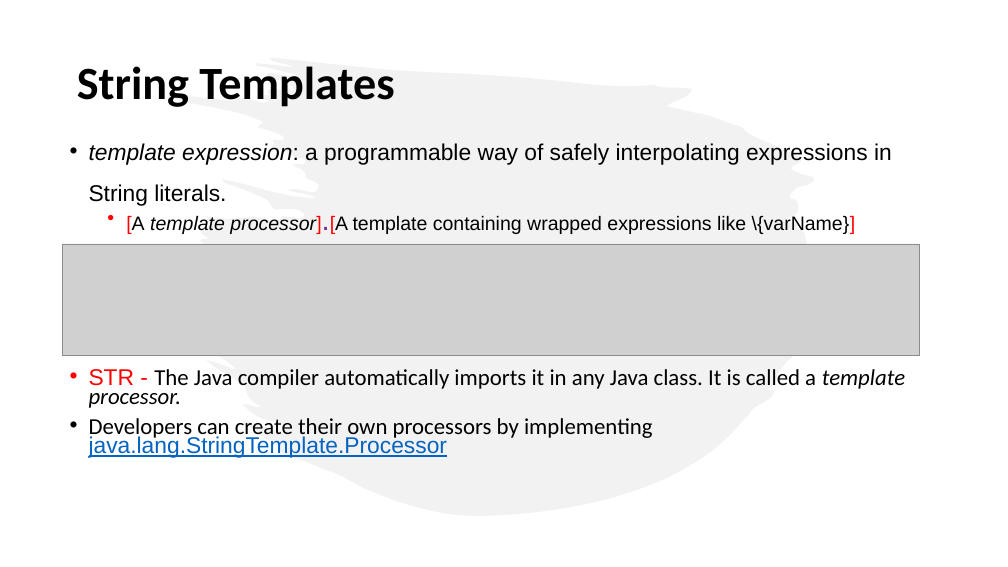
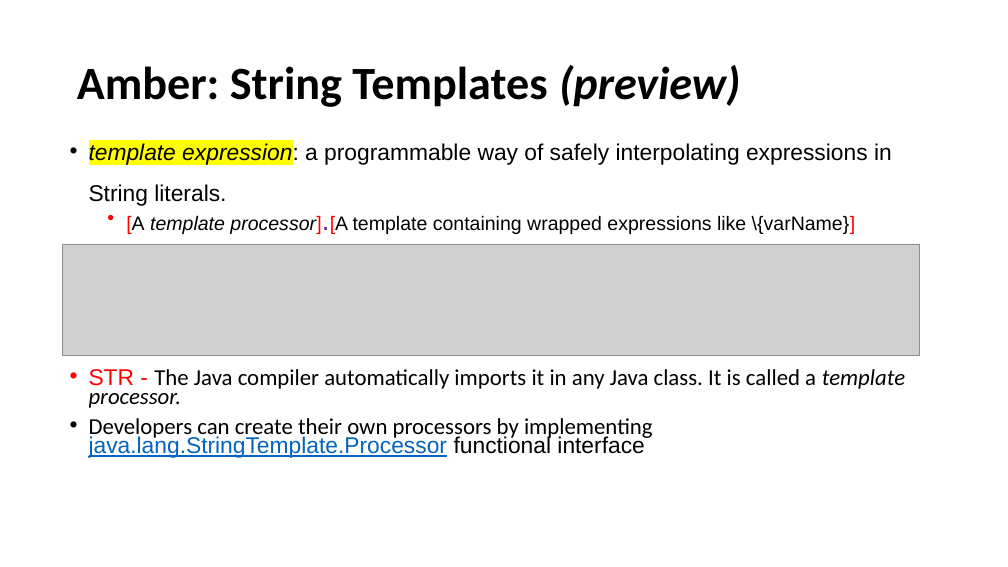
Before and after one commit to iuliana/jdk21-parent-project, a slide deck: slide 9 of Java21-Presentation.pptx (slide 8 before the commit). Drawn at 1008x567 pixels with LibreOffice and Linux fonts; fonts in the diff are those of the drawing; grey boxes stand for pictures. Boxes give left, top, right and bottom in pixels: in the first picture for what was removed or moved away, otherwise in the second. Text is boxed around its words. In the diff, an @@ line names an element or a change of style, - is before the commit and + after.

```diff
--- a/Java21-Presentation.pptx
+++ b/Java21-Presentation.pptx
@@ freeform shape removed at bbox=[166, 57, 844, 516] @@
@@ title at bbox=[77, 65, 740, 107]: text changed @@
-String Templates
+Amber: String Templates (preview)
@@ text at bbox=[89, 142, 892, 206]: highlight none to #FFFF00 in "template expression:" @@
@@ text at bbox=[89, 418, 653, 458]: text changed; font Calibri to Arial @@
-• Developers can create their own processors by implementing java.lang.StringTemplate.Processor
+• Developers can create their own processors by implementing java.lang.StringTemplate.Processor functional interface
```
Also in this commit, not shown: 2 other slides changed, 2 slides added, 7 other files.
